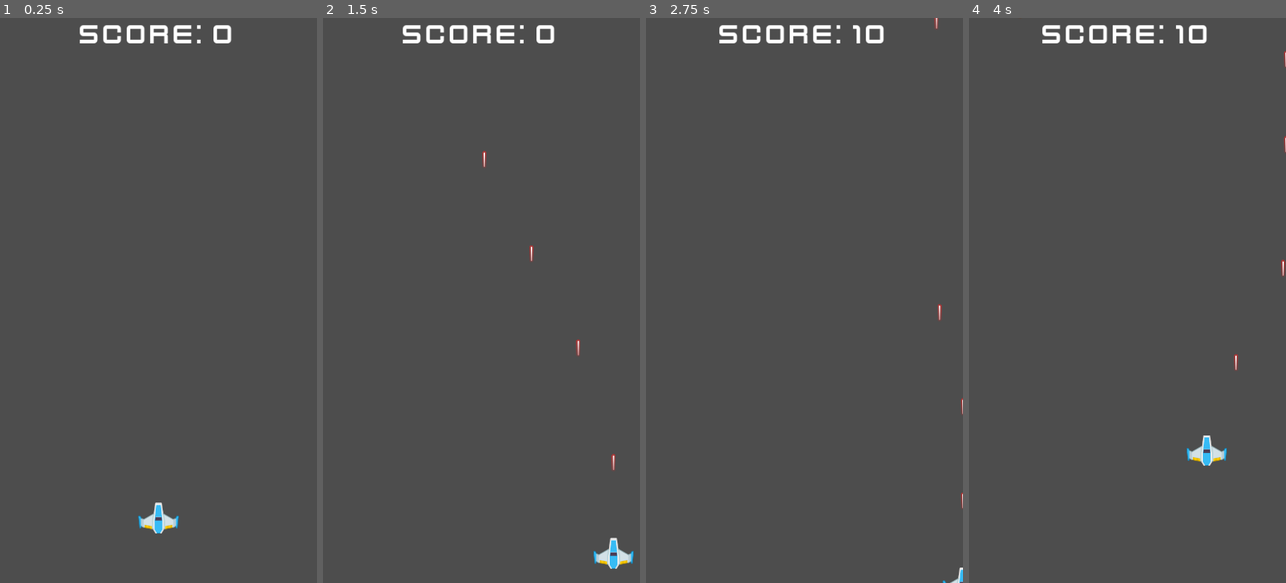
Above: before the commit, frames 1-4 (left to right).
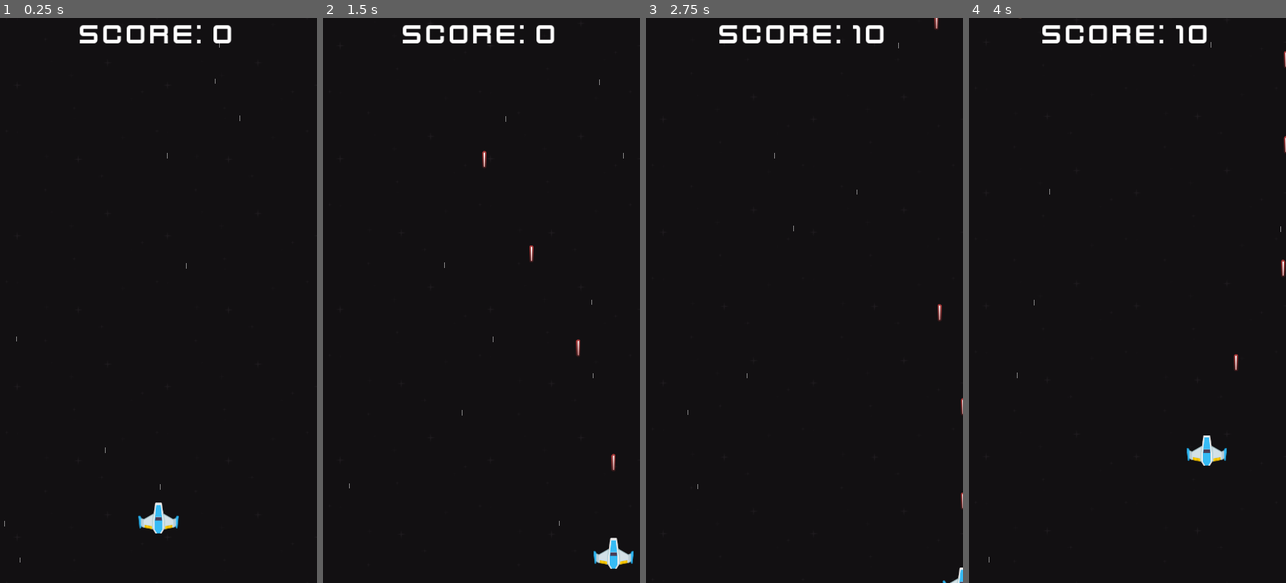
Above: after the commit, the same moments.

Repository: UnusualTitan711x/Stellar-Vortex
Game: Godot game, scene res://scenes/game.tscn
Two runs of this game, one before a commit and one after it. Both use one fixed random seed, a clock stepped at 60 frames per second and the inputs below.
Inputs:
- Up to frame 1 (0.25 s): no input
- Up to frame 2 (1.5 s): tap Enter at 0.5 s; hold D (move_right) 0.53-1.28 s; hold Space (shoot) 0.53-1.28 s; hold S (move_down) from 1.28 s (still down); tap Space (shoot) at 1.35 s
- Up to frame 3 (2.75 s): release S (move_down) at 2.03 s; hold D (move_right) from 2.03 s (still down); hold Space (shoot) from 2.03 s (still down)
- Up to frame 4 (4 s): release D (move_right) at 2.78 s; release Space (shoot) at 2.78 s; hold W (move_up) 2.78-3.53 s; tap Space (shoot) at 2.85 s; hold A (move_left) from 3.53 s (still down); hold Space (shoot) from 3.53 s (still down)

The runs differ from the first frame. In frame 1, 99% of the frame differs, in the area x 0-100%, y 0-100%; in frame 2, 99%; in frame 3, 99%; in frame 4, 99%.

Commit message:
background parallax effect

Diff:
--- a/scenes/game.tscn
+++ b/scenes/game.tscn
@@ -1,15 +1,41 @@
-[gd_scene load_steps=7 format=3 uid="uid://6eskilvv7o4y"]
+[gd_scene load_steps=10 format=3 uid="uid://6eskilvv7o4y"]
 
 [ext_resource type="Script" path="res://scripts/game.gd" id="1_wcxds"]
 [ext_resource type="PackedScene" uid="uid://b07gbbjojviw7" path="res://scenes/player.tscn" id="2_dygiw"]
 [ext_resource type="PackedScene" uid="uid://bymmwm57ure34" path="res://scenes/medium_meteor.tscn" id="4_fpq8u"]
 [ext_resource type="PackedScene" uid="uid://bunsdh1flr7la" path="res://scenes/meteor.tscn" id="4_ot7am"]
+[ext_resource type="Texture2D" uid="uid://kc5tv8fkq4v8" path="res://assets/kenney_space-shooter-redux/Backgrounds/black.png" id="4_sip4m"]
 [ext_resource type="PackedScene" uid="uid://de0fsajx48dm3" path="res://scenes/hud.tscn" id="4_ulxub"]
 [ext_resource type="PackedScene" uid="uid://c1gh84cntvhbp" path="res://scenes/game_over_screen.tscn" id="5_c0evw"]
+[ext_resource type="Texture2D" uid="uid://c66d2e5cvb6rv" path="res://assets/kenney_space-shooter-redux/Bonus/bitmap.png" id="8_55s28"]
+
+[sub_resource type="ParticleProcessMaterial" id="ParticleProcessMaterial_vcr1u"]
+particle_flag_disable_z = true
+emission_shape = 3
+emission_box_extents = Vector3(270, 1, 0)
+direction = Vector3(0, 1, 0)
+spread = 0.0
+initial_velocity_min = 1000.0
+initial_velocity_max = 1000.0
+gravity = Vector3(0, 0, 0)
+scale_min = 0.5
+scale_max = 0.5
 
 [node name="Game" type="Node2D"]
 script = ExtResource("1_wcxds")
 enemy_scenes = Array[PackedScene]([ExtResource("4_ot7am"), ExtResource("4_fpq8u")])
+
+[node name="ParallaxBackground" type="ParallaxBackground" parent="."]
+
+[node name="ParallaxLayer" type="ParallaxLayer" parent="ParallaxBackground"]
+motion_mirroring = Vector2(0, 960)
+
+[node name="Stars" type="Sprite2D" parent="ParallaxBackground/ParallaxLayer"]
+texture_repeat = 2
+texture = ExtResource("4_sip4m")
+centered = false
+region_enabled = true
+region_rect = Rect2(0, 0, 540, 960)
 
 [node name="UILayer" type="CanvasLayer" parent="."]
 
@@ -32,4 +58,15 @@
 
 [node name="EnemyContainer" type="Node2D" parent="."]
 
+[node name="GPUParticles2D" type="GPUParticles2D" parent="."]
+position = Vector2(270, -50)
+amount = 20
+process_material = SubResource("ParticleProcessMaterial_vcr1u")
+texture = ExtResource("8_55s28")
+lifetime = 1.25
+preprocess = 5.0
+trail_lifetime = 0.02
+trail_sections = 2
+trail_section_subdivisions = 1
+
 [connection signal="timeout" from="EnemySpawnTimer" to="." method="_on_enemy_spawn_timer_timeout"]
--- a/scripts/game.gd
+++ b/scripts/game.gd
@@ -7,12 +7,15 @@
 @onready var spawn_timer = $EnemySpawnTimer
 @onready var hud = $UILayer/HUD
 @onready var game_over_screen = $UILayer/GameOverScreen
+@onready var parallax_bg = $ParallaxBackground
 
 var score := 0:
 	set(value):
 		score = value
 		hud.score = score
 var high_score
+
+var scroll_speed = 100
 # This takes away the hassle of going into the script somwehere and updating the display
 # This does it automatically. Cool
 
@@ -51,17 +54,21 @@
 	save_file.store_32(high_score)
 
 # Process works every frame. Similar to Update() in Unity
-func _process(_delta):
+func _process(delta):
 	if Input.is_action_just_pressed("quit"):
 		get_tree().quit()
 	elif Input.is_action_just_pressed("reset"):
 		get_tree().reload_current_scene()
 
 	if spawn_timer.wait_time > 0.5:
-		spawn_timer.wait_time -= _delta * 0.005
+		spawn_timer.wait_time -= delta * 0.005
 	elif spawn_timer.wait_time < 0.5:
 		spawn_timer.wait_time = 0.5
-	print(spawn_timer.wait_time)
+
+	parallax_bg.scroll_offset.y += delta * scroll_speed
+
+	if parallax_bg.scroll_offset.y >= 960:
+		parallax_bg.scroll_offset.y = 0
 
 func _on_player_laser_shot(laser_scene, location):
 	var laser = laser_scene.instantiate()
Binary file added: assets/kenney_space-shooter-redux/Bonus/bitmap.png
Not shown, added: assets/kenney_space-shooter-redux/Bonus/bitmap.png.import
